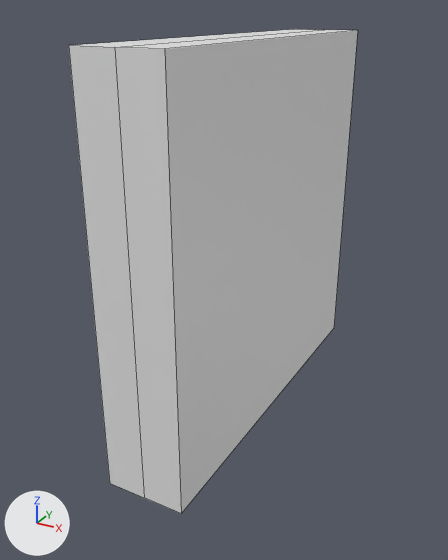
The Blender file env_wallWindow_HarryShanks_01.blend as it was, and as the next commit left it.
Rendered twice from a 50 mm camera at (5.99, -8.58, 2.81) aimed at (4.08, -5.11, 1.07). The axes (+X, +Y, +Z) are drawn at lower left. The lights are the same throughout. The picture after the commit comes second. Mesh edges are drawn as thin lines.
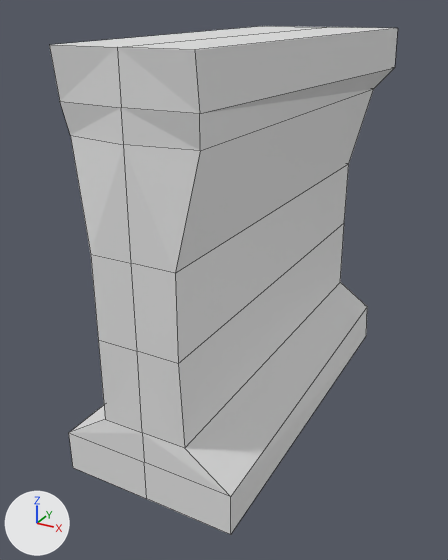
Location of each change, (x1, y1, x2, y2) in pixels of the pictures (448 x 560 px):
'Cube', reshaped, moved (21% wider)
    before: (69, 29, 358, 513)
    after: (49, 26, 398, 535)

The change, as a list of edits to the scene's bpy script:
```text
Change me_cube_001:
    used by ob_cube; location = (4.158, -4.932, 1.366); scale = (-0.264, -1.32, -1.28)
    remove me_cube_001.from_pydata(...)  # 8 vertices, 6 faces; spans x 0.0..1.0, y -1.0..1.0, z -1.0..1.0
    add me_cube_001.from_pydata(...)  # 32 vertices, 30 faces; spans x 0.0..2.19, y -1.05..1.0, z -1.02..1.0
    me_cube_001 part 1
    5 vertices are removed from x 0.0..1.0, y -1.0..1.0, z -1.0..1.0
    6 faces are deleted
    21 vertices are added at x 0.0..2.19, y -1.05..1.0, z -1.02..1.0
    8 new vertices lie (0.0, 2.0, 0.0) away from vertices in x 0.0..1.0, y -1.0, z -0.8..0.78
    30 new faces join them
Change ob_cube:
    ob_cube.location: (4.158, -4.932, 1.366) -> (4.173, -4.932, 1.366)
```
